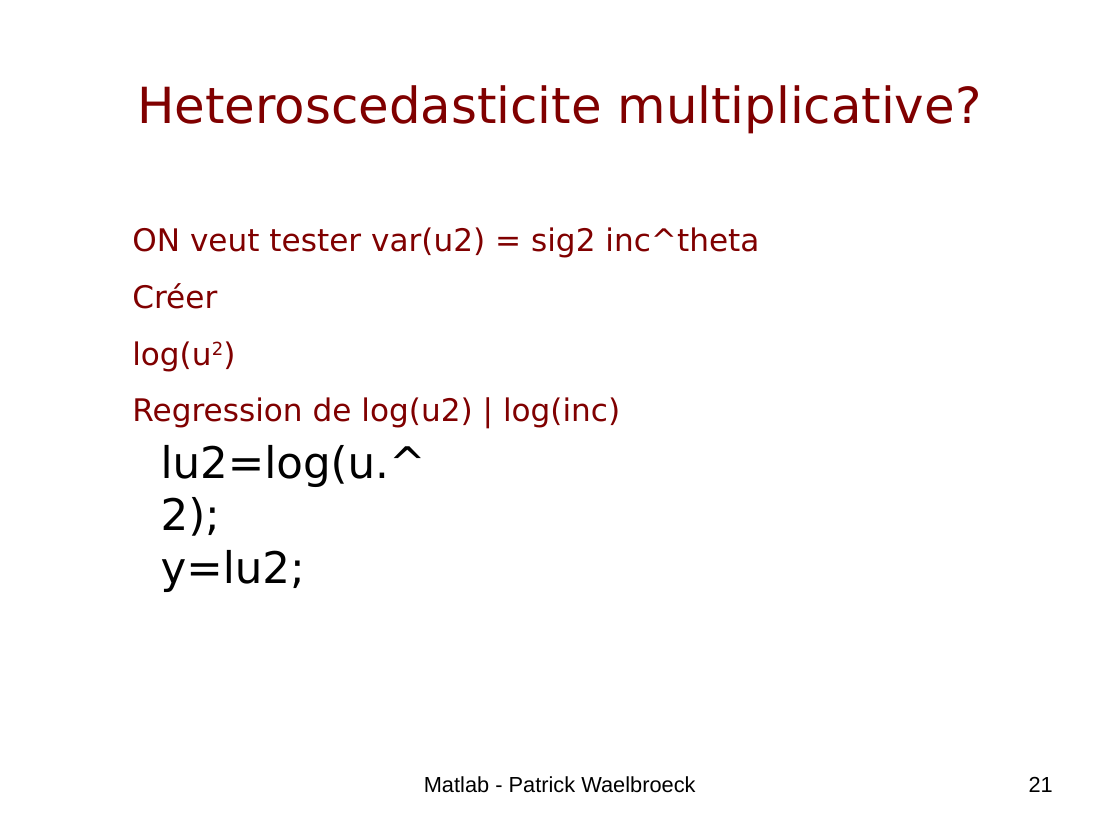
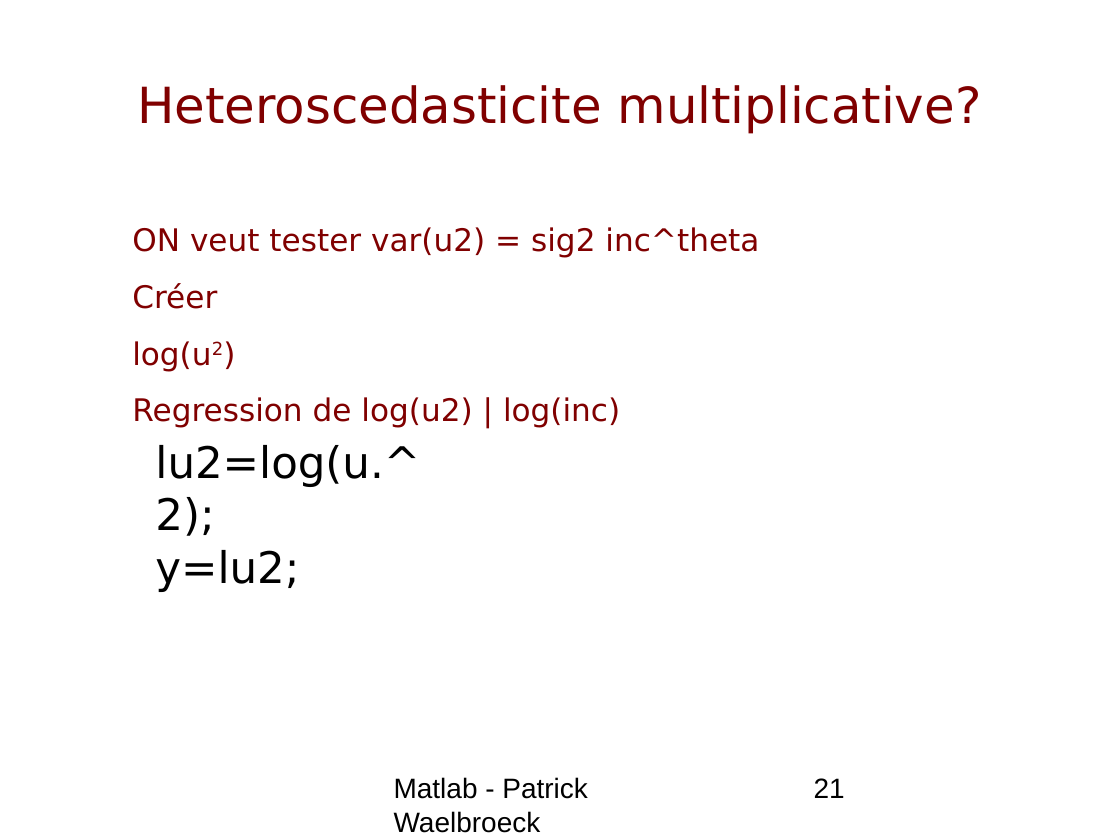
Before and after one commit to aroville/mastere-bgd, a slide deck: slide 21 of econometry/cours/Matlab4.ppt. Drawn at 1120x840 pixels with LibreOffice and Linux fonts; fonts in the diff are those of the drawing; background and template pictures are left out. Boxes give left, top, right and bottom in pixels: in the first picture for what was removed or moved away, otherwise in the second. Text is boxed around its words. In the diff, an @@ line names an element or a change of style, - is before the commit and + after.

```diff
--- a/econometry/cours/Matlab4.ppt
+++ b/econometry/cours/Matlab4.ppt
@@ text "lu2=log(u.^2);": place and size @@
-text "lu2=log(u.^2);" at [161, 445, 426, 592]
+text "lu2=log(u.^2);" at [155, 445, 420, 592]
@@ text "Matlab - Patrick Waelbroeck" at [394, 777, 588, 833]: size 14 to 18 pt; alignment centre to left @@
@@ page number at [814, 778, 845, 798]: size 14 to 18 pt; alignment right to left @@
```
Also in this commit, not shown: 22 other slides changed, 8 other files.
